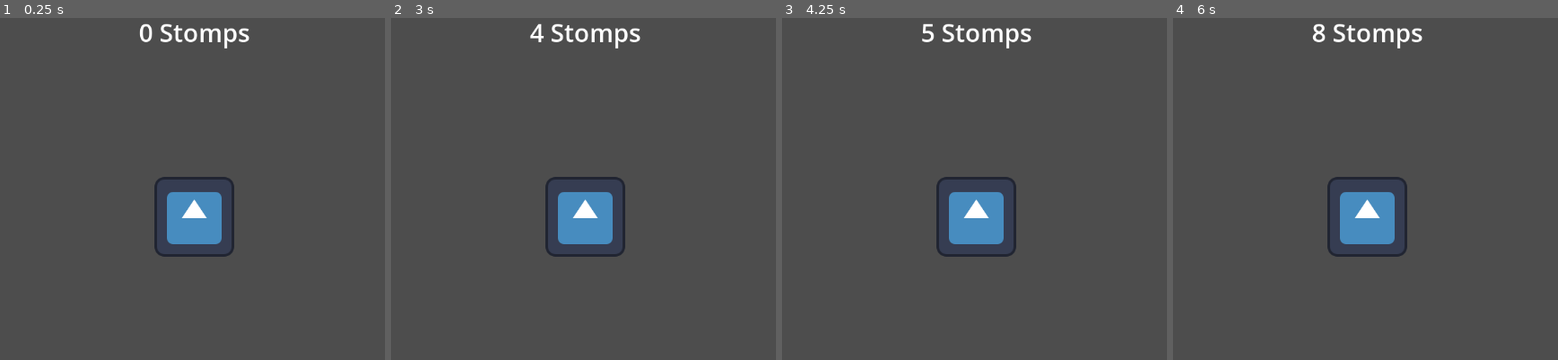
Above: before the commit, frames 1-4 (left to right).
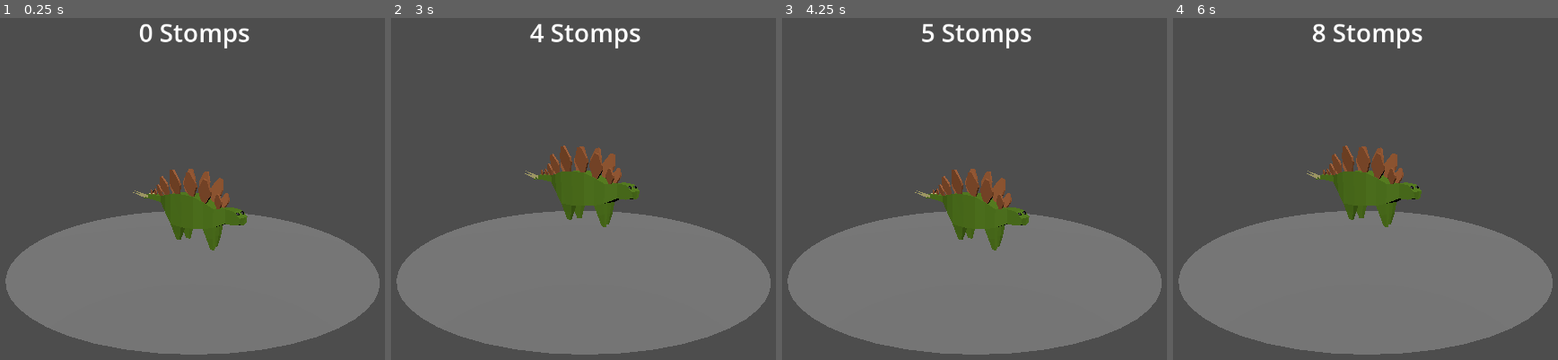
Above: after the commit, the same moments.

Repository: squid844/dino-stomper
Game: Godot game, scene res://scenes/game.tscn
Same seed, same stepped clock (60 frames per second), same inputs: the game is played once before the commit and once after it. The engine's default icon, where the game draws it, is replaced by a stand-in: a white triangle on a blue panel in a dark square.
Inputs (mouse positions are in pixels of both pictures, inside the frame that each line leads up to):
- Up to frame 1 (0.25 s): no input
- Up to frame 2 (3 s): click (583, 216) at 0.52 s; click (583, 216) at 1.27 s; click (583, 216) at 2.02 s; tap Enter at 2.75 s; move the mouse to (741, 195) at 2.77 s; click (741, 195) at 2.92 s
- Up to frame 3 (4.25 s): tap Space at 3.5 s; move the mouse to (832, 236) at 3.52 s; click (832, 236) at 3.67 s
- Up to frame 4 (6 s): tap Enter at 4.25, 5.75 s; move the mouse to (1438, 127) at 4.27 s; click (1438, 127) at 4.42 s; tap Space at 5 s; move the mouse to (1330, 298) at 5.02 s; click (1330, 298) at 5.17 s; move the mouse to (outside the picture) at 5.77 s; click (outside the picture) at 5.92 s

The runs differ from the first frame. In frame 1, 34% of the frame differs, in the area x 1-99%, y 44-99%; in frame 2, 35%, in the area x 1-99%, y 37-99%; in frame 3, 34%; in frame 4, 35%.

Commit message:
dino jumps when click on island

Diff:
--- /dev/null
+++ b/scenes/dino.tscn
@@ -0,0 +1,9 @@
+[gd_scene load_steps=3 format=3 uid="uid://yp3oyehyqa4a"]
+
+[ext_resource type="Script" uid="uid://cu5xmm5js065t" path="res://scripts/dino.gd" id="1_4s6ie"]
+[ext_resource type="PackedScene" uid="uid://das64uhxihsem" path="res://assets/sprites/stégausaure.glb" id="1_j5dwh"]
+
+[node name="Dino" type="Node3D"]
+script = ExtResource("1_4s6ie")
+
+[node name="stégausaure" parent="." instance=ExtResource("1_j5dwh")]
--- a/scenes/game.tscn
+++ b/scenes/game.tscn
@@ -1,35 +1,16 @@
 [gd_scene load_steps=4 format=3 uid="uid://dkfy3y2orda1t"]
 
-[ext_resource type="Texture2D" uid="uid://6owj8i574ji1" path="res://icon.svg" id="1_uwrxv"]
 [ext_resource type="Script" uid="uid://dldp6b70n8ccj" path="res://scripts/game.gd" id="1_yqjtg"]
 [ext_resource type="Script" uid="uid://bed13xsg2p3j6" path="res://scripts/stats.gd" id="3_lnu2h"]
+[ext_resource type="PackedScene" uid="uid://c24yr7xx7bwps" path="res://scenes/island.tscn" id="4_lbhrr"]
 
-[node name="Game" type="Control"]
-layout_mode = 3
-anchors_preset = 15
-anchor_right = 1.0
-anchor_bottom = 1.0
-grow_horizontal = 2
-grow_vertical = 2
+[node name="Game" type="Node3D"]
 script = ExtResource("1_yqjtg")
 
-[node name="CenterContainer" type="CenterContainer" parent="."]
-layout_mode = 1
-anchors_preset = 15
-anchor_right = 1.0
-anchor_bottom = 1.0
-grow_horizontal = 2
-grow_vertical = 2
-
-[node name="ClickButton" type="TextureButton" parent="CenterContainer"]
-layout_mode = 2
-texture_normal = ExtResource("1_uwrxv")
-
 [node name="Stats" type="VBoxContainer" parent="."]
-layout_mode = 1
 anchors_preset = 10
 anchor_right = 1.0
-offset_bottom = 23.0
+offset_bottom = 55.0
 grow_horizontal = 2
 script = ExtResource("3_lnu2h")
 
@@ -40,5 +21,17 @@
 horizontal_alignment = 1
 vertical_alignment = 1
 
+[node name="Island" parent="." groups=["island"] instance=ExtResource("4_lbhrr")]
+
+[node name="Camera3D" type="Camera3D" parent="."]
+transform = Transform3D(0.9999803, -0.0053746607, -0.0032543696, 0.0059662377, 0.9746672, 0.2235806, 0.0019702578, -0.2235956, 0.97468, 0, 6.389818, 16.286201)
+
+[node name="Camera3D2" type="Camera3D" parent="."]
+transform = Transform3D(0.9999803, -0.0053746607, -0.0032543696, 0.0059662377, 0.9746672, 0.2235806, 0.0019702578, -0.2235956, 0.97468, 0, 6.389818, 16.286201)
+
+[node name="DirectionalLight3D" type="DirectionalLight3D" parent="."]
+transform = Transform3D(1, 0, 0, 0, 0.78032124, 0.6253789, 0, -0.6253789, 0.78032124, 0, 6.3769603, 8.7342205)
+
+[connection signal="island_clicked" from="." to="." method="_on_island_clicked"]
+[connection signal="island_clicked" from="." to="Island" method="_on_game_island_clicked"]
 [connection signal="stomps_change" from="." to="Stats" method="_on_game_stomps_change"]
-[connection signal="button_down" from="CenterContainer/ClickButton" to="." method="_on_click_button_button_down"]
--- /dev/null
+++ b/scenes/island.tscn
@@ -0,0 +1,25 @@
+[gd_scene load_steps=5 format=3 uid="uid://c24yr7xx7bwps"]
+
+[ext_resource type="PackedScene" uid="uid://yp3oyehyqa4a" path="res://scenes/dino.tscn" id="1_2v8eh"]
+[ext_resource type="Script" uid="uid://cnyw0xa0j80hj" path="res://scripts/island.gd" id="1_g61je"]
+
+[sub_resource type="CylinderShape3D" id="CylinderShape3D_g61je"]
+height = 10.0
+
+[sub_resource type="CylinderMesh" id="CylinderMesh_afvvs"]
+top_radius = 10.0
+
+[node name="Island" type="Node3D"]
+script = ExtResource("1_g61je")
+
+[node name="StaticBody3D" type="StaticBody3D" parent="."]
+
+[node name="CollisionShape3D" type="CollisionShape3D" parent="StaticBody3D"]
+shape = SubResource("CylinderShape3D_g61je")
+
+[node name="MeshInstance3D" type="MeshInstance3D" parent="StaticBody3D/CollisionShape3D"]
+mesh = SubResource("CylinderMesh_afvvs")
+skeleton = NodePath("../../..")
+
+[node name="Dino" parent="." instance=ExtResource("1_2v8eh")]
+transform = Transform3D(0.34704658, 0, 0.3599426, 0, 0.5, 0, -0.3599426, 0, 0.34704658, 0, 1, 0)
--- /dev/null
+++ b/scripts/dino.gd
@@ -0,0 +1,13 @@
+extends Node3D
+
+@export var jump_duration := 0.1
+@onready var base_height:= position.y
+var jump_height := 0.0
+
+func jump():
+	var tween = create_tween()
+	tween.tween_property(self, "jump_height", 2.0, jump_duration).set_trans(Tween.TRANS_SINE).set_ease(Tween.EASE_OUT)
+	tween.tween_property(self, "jump_height", 0.0, jump_duration).set_trans(Tween.TRANS_SINE).set_ease(Tween.EASE_IN)
+
+func _process(_delta):
+	position.y = base_height + jump_height
--- a/scripts/game.gd
+++ b/scripts/game.gd
@@ -1,15 +1,20 @@
-extends Control
+extends Node3D
 
 const save_path = "user://userdata.save"
 
 var stomps = 0
 var amount_per_click = 1
 
+signal island_clicked
 signal stomps_change
 
 func _ready() -> void:
 	load_data()
 	emit_signal("stomps_change", stomps)
+
+func _unhandled_input(event):
+	if event is InputEventMouseButton and event.pressed and event.button_index == MOUSE_BUTTON_LEFT:
+		emit_signal("island_clicked")
 
 func save_data():
 	var data = {
@@ -28,7 +33,8 @@
 			stomps = data.get("stomps", 0)
 	else:
 		save_data()
-func _on_click_button_button_down() -> void:
+
+func _on_island_clicked() -> void:
 	stomps += amount_per_click
 	emit_signal("stomps_change", stomps)
 	save_data()
--- /dev/null
+++ b/scripts/island.gd
@@ -0,0 +1,6 @@
+extends Node3D
+
+@onready var dino = $Dino;
+
+func _on_game_island_clicked() -> void:
+	dino.jump()
--- a/scripts/stats.gd
+++ b/scripts/stats.gd
@@ -3,4 +3,4 @@
 @onready var stomp_label: Label = $StompLabel
 
 func _on_game_stomps_change(amount) -> void:
-	stomp_label.text = str(amount) +" Stomps"
+	stomp_label.text = str(amount) + " Stomps"
Binary file added: assets/sprites/stégausaure.glb
Not shown, added: assets/sprites/stégausaure.glb.import
Binary file added: assets/sprites/stégausaure_stego_1.png
Not shown, added: assets/sprites/stégausaure_stego_1.png.import
Not shown, added: scripts/dino.gd.uid
Not shown, added: scripts/island.gd.uid
